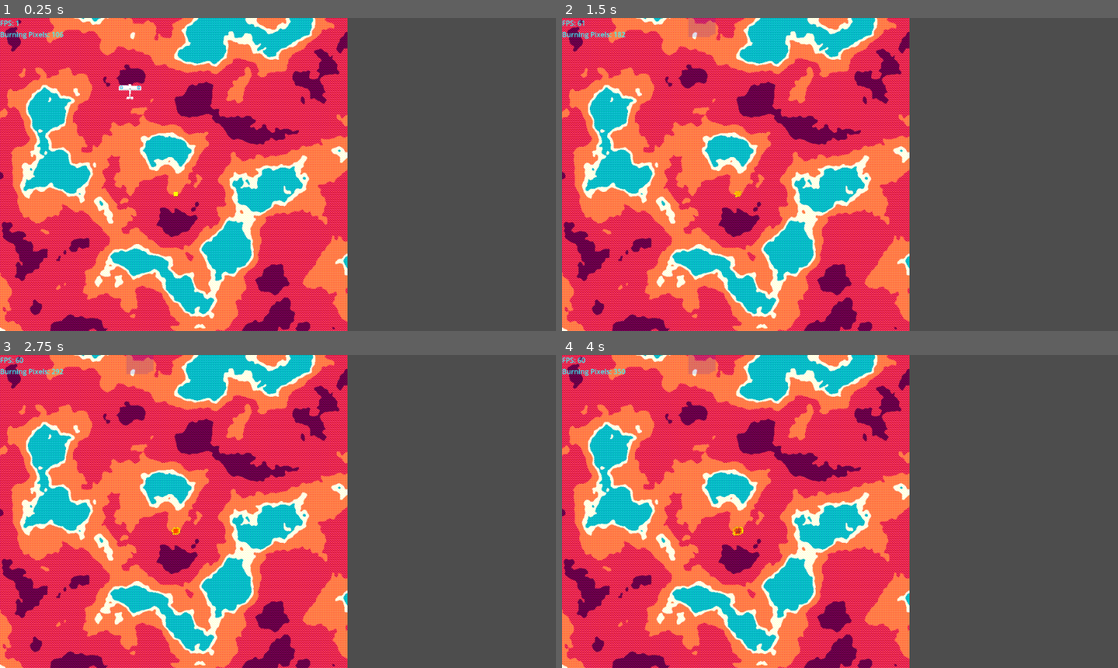
Above: before the commit, frames 1-4 (two rows, left to right).
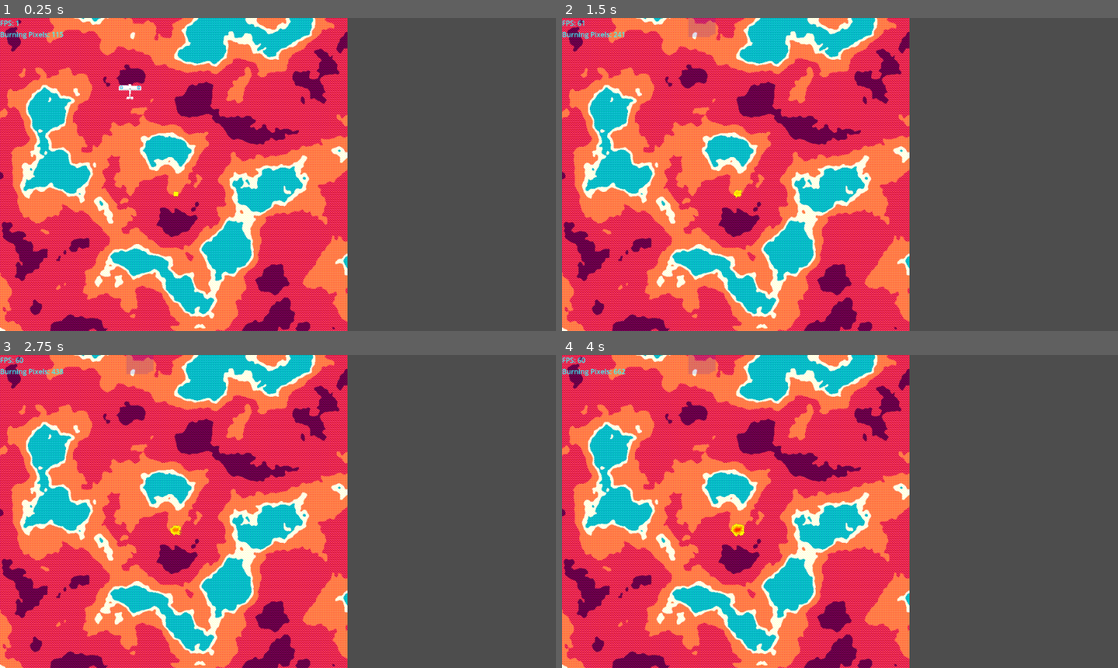
Above: after the commit, the same moments.

Repository: Levartar/2025-Brackeys-Game-Jam
Game: Godot game, scene res://scenes/game.tscn
Same seed, same stepped clock (60 frames per second), same inputs: the game is played once before the commit and once after it.
Inputs:
- Up to frame 1 (0.25 s): no input
- Up to frame 2 (1.5 s): hold D (right) 0.53-1.28 s; tap Space (deploy) at 0.6, 1.35 s; hold A (left) from 1.28 s (still down)
- Up to frame 3 (2.75 s): release A (left) at 2.03 s; hold D (right) from 2.03 s (still down); tap Space (deploy) at 2.1 s
- Up to frame 4 (4 s): tap Space (deploy) at 2.85, 3.6 s; release D (right) at 3.53 s; hold A (left) from 3.53 s (still down)

The runs differ from the first frame. In frame 1, less than 0.1% of the frame differs, in the area x 10-33%, y 4-58%; in frame 2, less than 0.1%; in frame 3, less than 0.1%; in frame 4, 0.1%, in the area x 9-33%, y 4-59%.

Commit message:
add material lookup to make materials burn at different speeds

Diff:
--- a/scenes/fire_starter.tscn
+++ b/scenes/fire_starter.tscn
@@ -2,7 +2,7 @@
 
 [ext_resource type="Script" uid="uid://0dpeh4wg8o6f" path="res://scripts/fire_starter.gd" id="1_ek5vj"]
 [ext_resource type="Shader" uid="uid://uhj5pyrc014p" path="res://shaders/smooth_pixel.gdshader" id="2_i8saw"]
-[ext_resource type="Script" uid="uid://m5mpwpawmrwx" path="res://scenes/earth_texture.gd" id="3_xncx1"]
+[ext_resource type="Script" uid="uid://m5mpwpawmrwx" path="res://scripts/earth_texture.gd" id="3_xncx1"]
 
 [sub_resource type="ShaderMaterial" id="ShaderMaterial_xncx1"]
 shader = ExtResource("2_i8saw")
--- a/scenes/earth_texture.gd
+++ b/scripts/earth_texture.gd
@@ -7,11 +7,32 @@
 var earth_tex: ImageTexture
 
 # Material colors
-const COLOR_MOUNTAIN = Color(0.35, 0.01, 0.23, 1.0)
-const COLOR_FOREST   = Color(0.75, 0.15, 0.26, 1.0)
-const COLOR_GRASS    = Color(0.95, 0.38, 0.25, 1.0)
-const COLOR_SAND     = Color(0.95, 0.82, 0.74, 1.0)
-const COLOR_RIVER    = Color(0.04, 0.59, 0.65, 1.0)
+const MATERIALS = {
+    "mountain": {
+      "color": Color(0.35, 0.01, 0.23, 1.0),
+      "lifetime": 1.0,
+      "ignition_chance": 0.0},
+    "forest":   {
+      "color": Color(0.75, 0.15, 0.26, 1.0),
+      "lifetime": 10.0,
+      "ignition_chance": 0.5},
+    "grass":    {
+      "color": Color(0.95, 0.38, 0.25, 1.0),
+      "lifetime": 5.0,
+      "ignition_chance": 1},
+    "sand":     {
+      "color": Color(0.95, 0.82, 0.74, 1.0),
+      "lifetime": 2.0,
+      "ignition_chance": 0.1},
+    "river":    {
+      "color": Color(0.04, 0.59, 0.65, 1.0),
+      "lifetime": 0.0,
+      "ignition_chance": 0.0},
+    "none":    {
+      "color": Color(0.0, 0.0, 0.0, 0.0),
+      "lifetime": 0.0,
+      "ignition_chance": 0.0},
+}
 #Color(0.04, 0.59, 0.65, 1.0)
 #Color(0.15, 0.06, 0.15, 1.0)
 
@@ -36,15 +57,15 @@
       # Map noise to material
       var color: Color
       if n < -0.4:
-        color = COLOR_RIVER
+        color = MATERIALS["river"]["color"]
       elif n < -0.3:
-        color = COLOR_SAND
+        color = MATERIALS["sand"]["color"]
       elif n < 0.0:
-        color = COLOR_GRASS
+        color = MATERIALS["grass"]["color"]
       elif n < 0.5:
-        color = COLOR_FOREST
+        color = MATERIALS["forest"]["color"]
       else:
-        color = COLOR_MOUNTAIN
+        color = MATERIALS["mountain"]["color"]
       earth_img.set_pixel(x, y, color)
 
 func update_texture():
--- a/scripts/fire_starter.gd
+++ b/scripts/fire_starter.gd
@@ -6,6 +6,9 @@
 @onready var fire_rect: TextureRect = $Layers/FireTexture
 @onready var water_rect: TextureRect = $Layers/WaterTexture
 @onready var label: Label = $Label
+
+const MATERIALS = preload("res://scripts/earth_texture.gd").MATERIALS
+var color_to_material = {} #Lookup HashMap
 
 
 var earth_img: Image
@@ -19,7 +22,7 @@
 var burning_pixels := {}           # Dictionary: pos -> true
 var burning_pixel_keys := []       # Array of Vector2i
 var chunk_index := 0
-const CHUNK_DIVISOR = 20
+const CHUNK_DIVISOR = 10
 
 const ash_col = Color(0.2, 0.2, 0.2, 1)
 const alpha_col = Color(0, 0, 0, 0)
@@ -37,6 +40,12 @@
 	else:
 		push_error("EarthTexture node does not have a valid ImageTexture!")
 		return
+
+	#Init material lookup
+	for mat_name in MATERIALS.keys():
+		var mat_col = MATERIALS[mat_name].color
+		var key = color_to_key(mat_col)
+		color_to_material[key] = MATERIALS[mat_name]
 
 	fire_img = Image.create(TEX_SIZE.x, TEX_SIZE.y, false, Image.FORMAT_RGBA8)
 	water_img = Image.create(TEX_SIZE.x, TEX_SIZE.y, false, Image.FORMAT_RGBA8)
@@ -80,13 +89,14 @@
 	water_tex.update(water_img)
 
 # Ignite a random neighbor of a burning pixel
-func ignite_random_neighbor(pos: Vector2i, to_ignite: Array) -> void:
+func ignite_random_neighbor(pos: Vector2i, to_ignite: Array, chance: float) -> void:
 	var neighbors = [Vector2i(-1, 0), Vector2i(1, 0), Vector2i(0, -1), Vector2i(0, 1)]
 	var n = neighbors[randi() % neighbors.size()]
 	var nx = pos.x + n.x
 	var ny = pos.y + n.y
-	if nx >= 0 and nx < TEX_SIZE.x and ny >= 0 and ny < TEX_SIZE.y and earth_img.get_pixel(nx, ny).r != 0.2:
-		to_ignite.append(Vector2i(nx, ny))
+	if nx >= 0 and nx < TEX_SIZE.x and ny >= 0 and ny < TEX_SIZE.y:
+		if randf() < chance:
+			to_ignite.append(Vector2i(nx, ny))
 
 
 func _process(_delta):
@@ -107,16 +117,18 @@
 		var by = pos.y
 		var fire_val = fire_img.get_pixel(bx, by)
 		if fire_val.r > 0.5:
-			var water_val = water_img.get_pixel(bx, by)
-			var earth_val = earth_img.get_pixel(bx, by)
+			var water_col = water_img.get_pixel(bx, by)
+			var earth_col = earth_img.get_pixel(bx, by)
+			var pixel_mat = get_material_from_color(earth_col)
 			# Remove if earth material is ash, sand, or river, or if water is present
-			if water_val.b > 0.5 \
-				or earth_val.r <=0.4\
-				or earth_val.b >=0.6:
+			if water_col.b > 0.5 \
+				or earth_col.r <=0.4\
+				or earth_col.b >=0.6:
 				to_remove.append(pos)
 				continue
-			fire_val.g -= 1.0 / 12 # Fire burns for 4 secs having 3 updates per second
-			ignite_random_neighbor(Vector2i(bx, by), to_ignite)
+			fire_val.g -= (1.0 / pixel_mat["lifetime"])* (int(CHUNK_DIVISOR) / 60.0) #pixel_mat["lifetime"] Lifetime in triggers per second
+			 #1.0 / 12 # Fire burns for 4 secs having 3 updates per second
+			ignite_random_neighbor(Vector2i(bx, by), to_ignite, pixel_mat["ignition_chance"])
 			if fire_val.g <= 0.0:
 				to_remove.append(pos)
 			else:
@@ -162,3 +174,13 @@
 	var tex_pos = world_to_texture_coords(world_pos)
 	var rect = Rect2i(tex_pos.x - radius, tex_pos.y - radius, radius * 2, radius * 2)
 	throw_water(rect)
+
+func color_to_key(color: Color) -> String:
+		# Round to 2 decimal places for tolerance
+		return "%0.2f,%0.2f,%0.2f" % [color.r, color.g, color.b]
+
+func get_material_from_color(color: Color):
+	var key = color_to_key(color)
+	if color_to_material.has(key):
+		return color_to_material[key]
+	return MATERIALS["none"]
Renamed: scenes/earth_texture.gd.uid -> scripts/earth_texture.gd.uid
